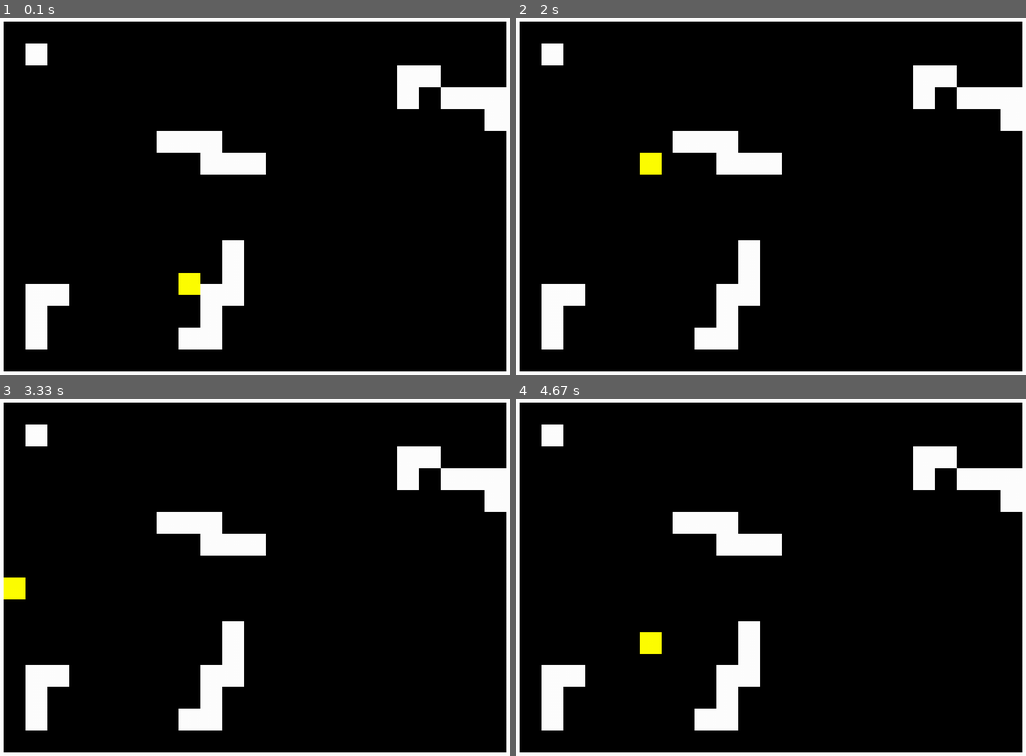
Above: before the commit, frames 1-4 (two rows, left to right).
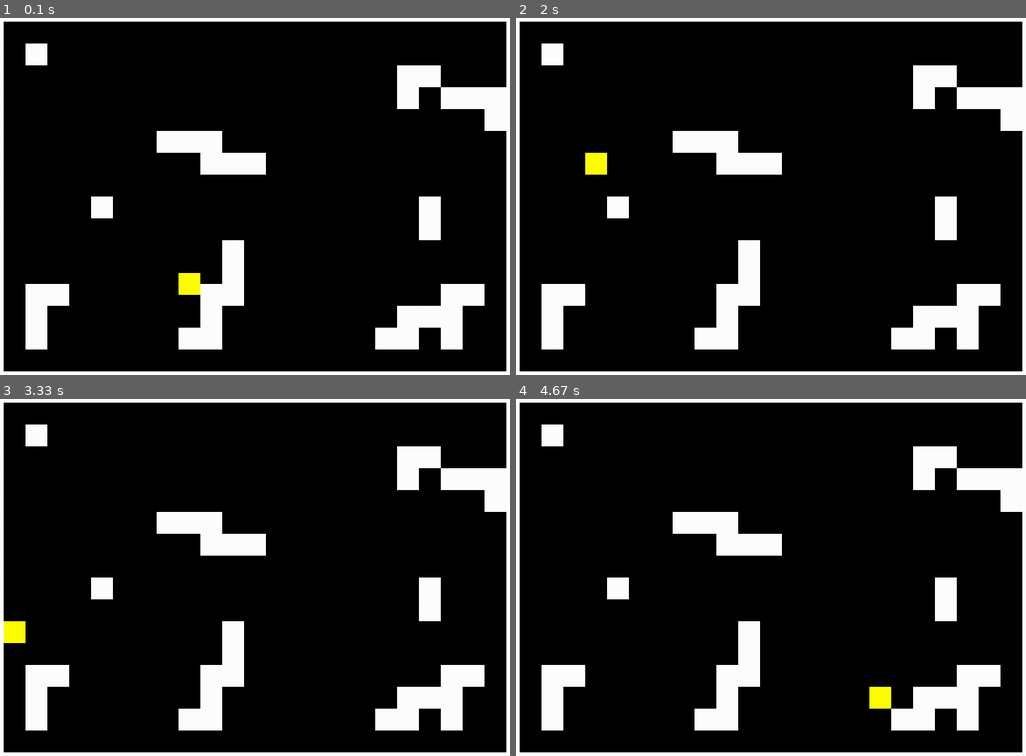
Above: after the commit, the same moments.

Repository: bhornby/Hornby-Classwork
Game: pygame game, started from python/Mini Project/Mini proj.py
The game is run twice, just before and just after one commit, with the same random seed, the same clock (stepped at 60 frames per second) and the same inputs.
Inputs:
- Up to frame 1 (0.1 s): no input
- Up to frame 2 (2 s): hold Right 0.33-0.8 s; hold Up 0.83-1.3 s; hold Left from 1.83 s (still down)
- Up to frame 3 (3.33 s): release Left at 2.37 s; hold Down 2.4-2.7 s; hold Up from 3.17 s (still down)
- Up to frame 4 (4.67 s): release Up at 3.53 s; hold Right 3.57-4.2 s; hold Down 4.23-4.6 s; hold Left from 4.63 s (still down)

The runs differ from the first frame. In frame 1, 2.9% of the frame differs, in the area x 17-95%, y 50-93%; in frame 2, 3.4%, in the area x 13-95%, y 37-93%; in frame 3, 3.4%; in frame 4, 3.4%.

Commit message:
enless motion without stop for game

Diff:
--- a/python/Mini Project/Mini proj.py
+++ b/python/Mini Project/Mini proj.py
@@ -83,13 +83,13 @@
        [1,0,0,0,0,0,0,0,1,1,1,0,0,0,0,0,0,0,0,0,0,0,0,0,1],
        [1,0,0,0,0,0,0,0,0,0,1,1,1,0,0,0,0,0,0,0,0,0,0,0,1],
        [1,0,0,0,0,0,0,0,0,0,0,0,0,0,0,0,0,0,0,0,0,0,0,0,1],
-       [1,0,0,0,0,0,0,0,0,0,0,0,0,0,0,0,0,0,0,0,0,0,0,0,1],
-       [1,0,0,0,0,0,0,0,0,0,0,0,0,0,0,0,0,0,0,0,0,0,0,0,1],
+       [1,0,0,0,0,1,0,0,0,0,0,0,0,0,0,0,0,0,0,0,1,0,0,0,1],
+       [1,0,0,0,0,0,0,0,0,0,0,0,0,0,0,0,0,0,0,0,1,0,0,0,1],
        [1,0,0,0,0,0,0,0,0,0,0,1,0,0,0,0,0,0,0,0,0,0,0,0,1],
        [1,0,0,0,0,0,0,0,0,0,0,1,0,0,0,0,0,0,0,0,0,0,0,0,1],
-       [1,0,1,1,0,0,0,0,0,0,1,1,0,0,0,0,0,0,0,0,0,0,0,0,1],
-       [1,0,1,0,0,0,0,0,0,0,1,0,0,0,0,0,0,0,0,0,0,0,0,0,1],
-       [1,0,1,0,0,0,0,0,0,1,1,0,0,0,0,0,0,0,0,0,0,0,0,0,1],
+       [1,0,1,1,0,0,0,0,0,0,1,1,0,0,0,0,0,0,0,0,0,1,1,0,1],
+       [1,0,1,0,0,0,0,0,0,0,1,0,0,0,0,0,0,0,0,1,1,1,0,0,1],
+       [1,0,1,0,0,0,0,0,0,1,1,0,0,0,0,0,0,0,1,1,0,1,0,0,1],
        [1,0,0,0,0,0,0,0,0,0,0,0,0,0,0,0,0,0,0,0,0,0,0,0,1],
        [1,1,1,1,1,1,1,1,1,1,1,1,1,1,1,1,1,1,1,1,1,1,1,1,1],
     ]
@@ -128,17 +128,17 @@
 
         elif event.type == pygame.KEYDOWN:
             if event.key == pygame.K_LEFT:#if left key is pressed
-                my_player.player_set_speed(-10,0)
+                my_player.player_set_speed(-20,0)
             elif event.key == pygame.K_RIGHT:
-                my_player.player_set_speed(10,0)
+                my_player.player_set_speed(20,0)
             elif event.key == pygame.K_UP:
-                my_player.player_set_speed(0,-10)
+                my_player.player_set_speed(0,-20)
             elif event.key == pygame.K_DOWN:
-                my_player.player_set_speed(0,10)
+                my_player.player_set_speed(0,20)
 
-        elif event.type == pygame.KEYUP:
+        '''elif event.type == pygame.KEYUP:
             if event.key == pygame.K_RIGHT or event.key == pygame.K_LEFT or event.key == pygame.K_UP or event.key == pygame.K_DOWN:
-                my_player.player_set_speed(0,0)
+                my_player.player_set_speed(0,0)'''
 
 
 
